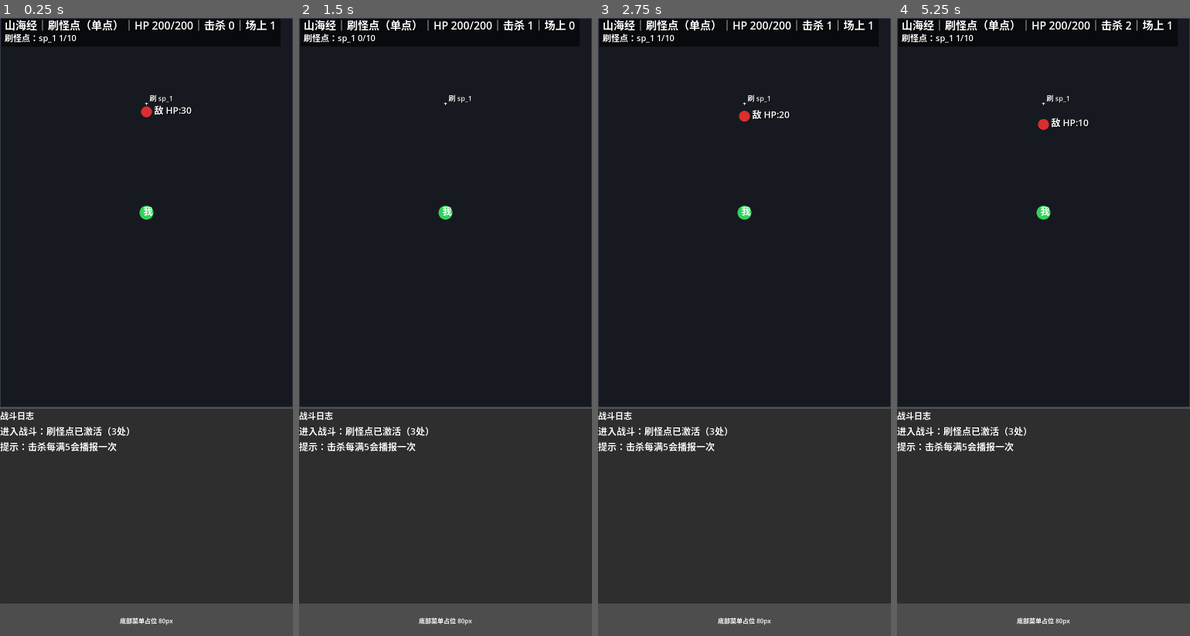
Above: before the commit, frames 1-4 (left to right).
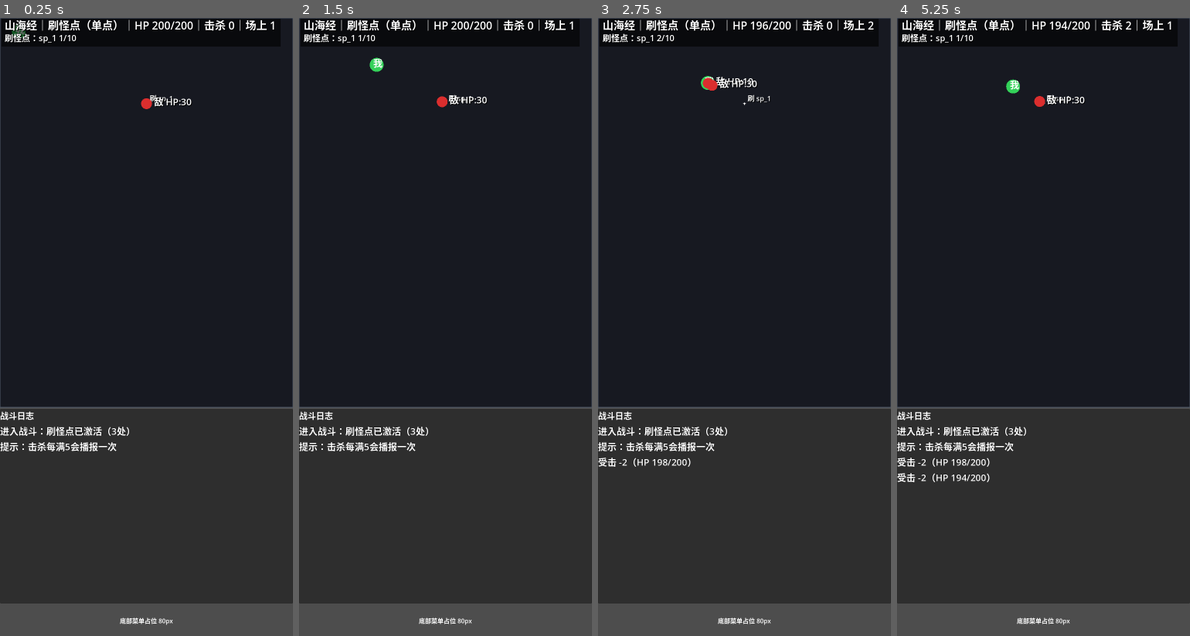
Above: after the commit, the same moments.

Repository: eat-chestnut/shanhaiidle
Game: Godot game, scene res://ui/pages/PageBattle.tscn
Two runs of this game, one before a commit and one after it. Both use one fixed random seed, a clock stepped at 60 frames per second and the inputs below.
Inputs:
- Up to frame 1 (0.25 s): no input
- Up to frame 2 (1.5 s): no input
- Up to frame 3 (2.75 s): no input
- Up to frame 4 (5.25 s): tap Enter at 2.75, 5 s; tap Space at 4.25 s

The runs differ from the first frame. In frame 1, 0.4% of the frame differs, in the area x 3-66%, y 1-33%; in frame 2, 0.4%; in frame 3, 0.8%; in frame 4, 0.9%, in the area x 0-66%, y 0-76%.

Commit message:
Prompt 1.20：BattleCanvas 行为改造（怪警戒才动 + 玩家自动靠近 + 攻击必须在范围内）
目标：
1) 怪物只有在玩家进入警戒范围 aggro_range 时才会追击玩家，否则停在刷怪点附近（原地待机即可）。
2) 玩家自动朝最近怪移动，直到距离 <= 玩家 attack_range + (双方半径) 时才执行普攻。
3) 玩家普攻“攻击范围缩小”——不允许隔空打：必须在范围内才扣血。
4) 仍然是单刷怪点按 respawn_s 补刷到 max_alive。

请修改 res://ui/pages/BattleCanvas.gd（基于现有代码重构即可，按以下规则实现）：

A) 配置读取
- 从 cfg.battle.player 读取：speed / attack_range / attack_interval / atk / def / hp / radius
- 从 cfg.battle.monsters[0] 读取：speed / aggro_range / attack_range / attack_interval / atk / def / hp / radius
- spawn_points 只有 1 个：按 ratio 计算点位 pos

B) 敌人结构必须包含：
- pos: Vector2
- hp / hpmax
- def / atk
- radius
- speed
- aggro_range
- attack_range
- attack_cd / attack_timer
- spawn_id: "sp_1"

C) “警戒范围”逻辑（每帧）
- 计算 dist = enemy.pos.distance_to(player_pos)
- 如果 dist <= enemy.aggro_range：
  - enemy 向玩家移动（追击），并且允许近战攻击（见E）
- 否则：
  - enemy 不移动（原地待机）

D) “玩家自动靠近最近怪”
- 若 enemies 非空：
  - 找到最近敌人 nearest
  - 若距离 > (player_attack_range + player_radius + enemy_radius)：
    - player_pos 朝 nearest.pos 移动：player_pos += dir * player_speed * delta
  - 否则：
    - player 不移动（保持在攻击距离）
- 若 enemies 为空：player 不移动

E) 攻击判定（必须在范围内）
1) 玩家普攻（按 attack_interval 计时）：
- 仅当最近敌人与玩家距离 <= (player_attack_range + player_radius + enemy_radius) 时才攻击并扣血
- dmg = max(1, player_atk - enemy_def)
- hp<=0 -> kill（并减少刷怪点 alive_count）

2) 敌人近战攻击（按 enemy.attack_interval 计时）：
- 只有在“已警戒(dist<=aggro_range)”且距离 <= (enemy_attack_range + player_radius + enemy_radius) 时才攻击玩家
- dmg = max(1, enemy_atk - player_def)
- 受击日志节流：每 1 秒最多写一次 “受击 -x（HP a/b）”

F) 刷怪点补刷
- 与之前一致：alive_count < max_alive 且 battle_time>=next_spawn_at 时补 1 只
- 不要全局 cap

验收：
- 你会看到：怪不靠近时原地待机；玩家会自己走过去；进入警戒范围后怪开始追你
- 玩家只有贴近到攻击距离才会造成伤害

Diff:
--- a/ui/pages/BattleCanvas.gd
+++ b/ui/pages/BattleCanvas.gd
@@ -17,11 +17,14 @@
 	"radius": 18.0,
 	"atk": 12,
 	"def": 4,
+	"speed": 140.0,
 	"attack_interval": 0.25,
+	"attack_range": 10.0,
 }
 
 var stage_name: String = "未命名关卡"
 var monsters_cfg: Dictionary = {}
+var monster_default_cfg: Dictionary = {}
 var spawn_points_cfg: Array[Dictionary] = []
 var spawn_rt: Dictionary = {}
 var spawn_order: Array[String] = []
@@ -45,11 +48,12 @@
 func _process(delta: float) -> void:
 	battle_time += delta
 	_recalc_arena()
-	player["pos"] = arena_rect.position + arena_rect.size * 0.5
+	player["pos"] = _clamp_pos_in_arena(player["pos"], float(player["radius"]))
 	if _hit_log_cd > 0.0:
 		_hit_log_cd = maxf(0.0, _hit_log_cd - delta)
 
 	_process_spawn_points()
+	_move_player_to_nearest_enemy(delta)
 	_move_enemies(delta)
 	_enemy_attack_player(delta)
 
@@ -90,14 +94,18 @@
 
 func _load_monster_templates(battle_cfg: Dictionary) -> void:
 	monsters_cfg.clear()
+	monster_default_cfg.clear()
 	var monster_list = battle_cfg.get("monsters", [])
 	if monster_list is Array:
-		for monster_any in monster_list:
+		for i in monster_list.size():
+			var monster_any = monster_list[i]
 			if monster_any is Dictionary:
 				var monster: Dictionary = monster_any
 				var monster_id: String = str(monster.get("id", ""))
 				if not monster_id.is_empty():
 					monsters_cfg[monster_id] = monster.duplicate(true)
+				if i == 0:
+					monster_default_cfg = monster.duplicate(true)
 
 func _load_player_cfg(battle_cfg: Dictionary) -> void:
 	var max_hp: int = int(player.get("max_hp", player.get("hp", 200)))
@@ -108,7 +116,9 @@
 		player["radius"] = float(player_cfg.get("radius", player.get("radius", 18.0)))
 		player["atk"] = int(player_cfg.get("atk", player.get("atk", 12)))
 		player["def"] = int(player_cfg.get("def", player.get("def", 4)))
+		player["speed"] = float(player_cfg.get("speed", player.get("speed", 140.0)))
 		player["attack_interval"] = maxf(0.05, float(player_cfg.get("attack_interval", player.get("attack_interval", 0.25))))
+		player["attack_range"] = float(player_cfg.get("attack_range", player.get("attack_range", 10.0)))
 	player["max_hp"] = max_hp
 	player["hp"] = max_hp
 
@@ -116,9 +126,10 @@
 	spawn_points_cfg.clear()
 	var spawn_points = battle_cfg.get("spawn_points", [])
 	if spawn_points is Array:
-		for spawn_any in spawn_points:
-			if spawn_any is Dictionary:
-				var spawn_point: Dictionary = spawn_any
+		if not spawn_points.is_empty():
+			var first_any = spawn_points[0]
+			if first_any is Dictionary:
+				var spawn_point: Dictionary = first_any
 				spawn_points_cfg.append(spawn_point.duplicate(true))
 
 func _init_spawn_rt() -> void:
@@ -184,23 +195,51 @@
 
 func _spawn_enemy_from_point(spawn_id: String, runtime: Dictionary) -> void:
 	var monster_id: String = str(runtime.get("monster_id", DEFAULT_MONSTER_ID))
-	var template: Dictionary = {}
-	var template_any = monsters_cfg.get(monster_id, {})
+	var template: Dictionary = monster_default_cfg
+	var template_any = monsters_cfg.get(monster_id, monster_default_cfg)
 	if template_any is Dictionary:
 		template = template_any
 
+	var hp: int = int(template.get("hp", 30))
 	var enemy := {
 		"spawn_id": spawn_id,
 		"monster_id": monster_id,
 		"pos": runtime.get("pos", Vector2.ZERO),
-		"speed": float(template.get("speed", 85)),
+		"speed": float(template.get("speed", 85.0)),
+		"aggro_range": float(template.get("aggro_range", 220.0)),
+		"attack_range": float(template.get("attack_range", 8.0)),
+		"attack_cd": maxf(0.05, float(template.get("attack_interval", ENEMY_ATTACK_INTERVAL))),
 		"atk": int(template.get("atk", DEFAULT_ENEMY_ATK)),
-		"atk_timer": 0.0,
-		"radius": float(template.get("radius", 14)),
-		"hp": int(template.get("hp", 30)),
+		"attack_timer": 0.0,
+		"radius": float(template.get("radius", 14.0)),
+		"hp": hp,
+		"hpmax": hp,
 		"def": int(template.get("def", 2)),
 	}
 	enemies.append(enemy)
+
+func _move_player_to_nearest_enemy(delta: float) -> void:
+	if enemies.is_empty():
+		return
+
+	var nearest_index := _find_nearest_enemy_index()
+	if nearest_index < 0:
+		return
+
+	var nearest_enemy: Dictionary = enemies[nearest_index]
+	var player_pos: Vector2 = player["pos"]
+	var enemy_pos: Vector2 = nearest_enemy["pos"]
+	var enemy_radius: float = float(nearest_enemy.get("radius", 14.0))
+	var player_radius: float = float(player["radius"])
+	var player_attack_range: float = float(player.get("attack_range", 10.0))
+	var player_speed: float = float(player.get("speed", 140.0))
+
+	var desired_distance: float = player_attack_range + player_radius + enemy_radius
+	var distance_to_enemy: float = player_pos.distance_to(enemy_pos)
+	if distance_to_enemy > desired_distance:
+		var dir: Vector2 = (enemy_pos - player_pos).normalized()
+		player_pos += dir * player_speed * delta
+		player["pos"] = _clamp_pos_in_arena(player_pos, player_radius)
 
 func _move_enemies(delta: float) -> void:
 	if enemies.is_empty():
@@ -211,11 +250,14 @@
 		var enemy: Dictionary = enemies[i]
 		var enemy_pos: Vector2 = enemy["pos"]
 		var enemy_speed: float = float(enemy.get("speed", 85.0))
+		var enemy_aggro_range: float = float(enemy.get("aggro_range", 220.0))
 		var enemy_radius: float = float(enemy.get("radius", 14.0))
-
-		var dir: Vector2 = (player_pos - enemy_pos).normalized()
-		enemy_pos += dir * enemy_speed * delta
-		enemy_pos = _clamp_pos_in_arena(enemy_pos, enemy_radius)
+		var distance_to_player: float = enemy_pos.distance_to(player_pos)
+
+		if distance_to_player <= enemy_aggro_range:
+			var dir: Vector2 = (player_pos - enemy_pos).normalized()
+			enemy_pos += dir * enemy_speed * delta
+			enemy_pos = _clamp_pos_in_arena(enemy_pos, enemy_radius)
 
 		enemy["pos"] = enemy_pos
 		enemies[i] = enemy
@@ -233,19 +275,23 @@
 		var enemy: Dictionary = enemies[i]
 		var enemy_pos: Vector2 = enemy["pos"]
 		var enemy_radius: float = float(enemy.get("radius", 14.0))
+		var enemy_aggro_range: float = float(enemy.get("aggro_range", 220.0))
+		var enemy_attack_range: float = float(enemy.get("attack_range", 8.0))
+		var enemy_attack_cd: float = maxf(0.05, float(enemy.get("attack_cd", ENEMY_ATTACK_INTERVAL)))
 		var enemy_atk: int = int(enemy.get("atk", DEFAULT_ENEMY_ATK))
-		var atk_timer: float = float(enemy.get("atk_timer", 0.0))
-		atk_timer += delta
-
-		var attack_range: float = player_radius + enemy_radius + 6.0
-		if enemy_pos.distance_to(player_pos) <= attack_range and atk_timer >= ENEMY_ATTACK_INTERVAL:
+		var attack_timer: float = float(enemy.get("attack_timer", 0.0))
+		attack_timer += delta
+
+		var distance_to_player: float = enemy_pos.distance_to(player_pos)
+		var attack_distance: float = enemy_attack_range + player_radius + enemy_radius
+		if distance_to_player <= enemy_aggro_range and distance_to_player <= attack_distance and attack_timer >= enemy_attack_cd:
 			var damage: int = enemy_atk - player_def
 			if damage < 1:
 				damage = 1
 			total_damage += damage
-			atk_timer = 0.0
-
-		enemy["atk_timer"] = atk_timer
+			attack_timer = 0.0
+
+		enemy["attack_timer"] = attack_timer
 		enemies[i] = enemy
 
 	if total_damage <= 0:
@@ -304,6 +350,15 @@
 		return
 
 	var enemy: Dictionary = enemies[target_index]
+	var player_pos: Vector2 = player["pos"]
+	var enemy_pos: Vector2 = enemy["pos"]
+	var player_attack_range: float = float(player.get("attack_range", 10.0))
+	var player_radius: float = float(player["radius"])
+	var enemy_radius: float = float(enemy.get("radius", 14.0))
+	var attack_distance: float = player_attack_range + player_radius + enemy_radius
+	if player_pos.distance_to(enemy_pos) > attack_distance:
+		return
+
 	var damage: int = int(player["atk"]) - int(enemy["def"])
 	if damage < 1:
 		damage = 1
